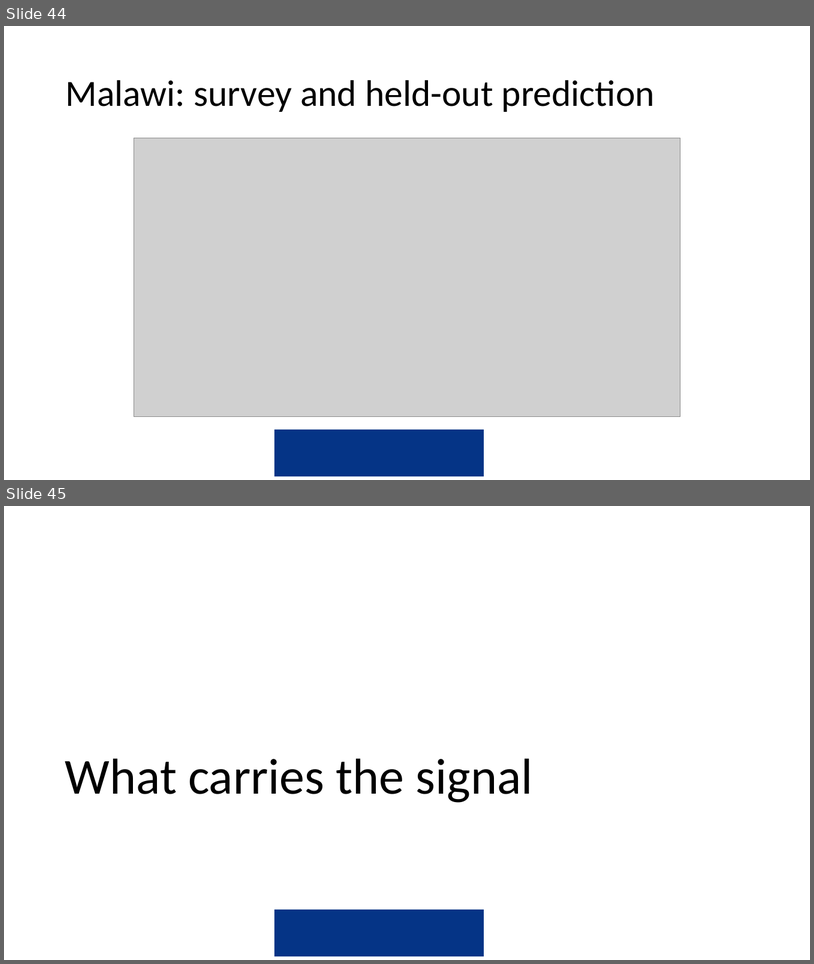
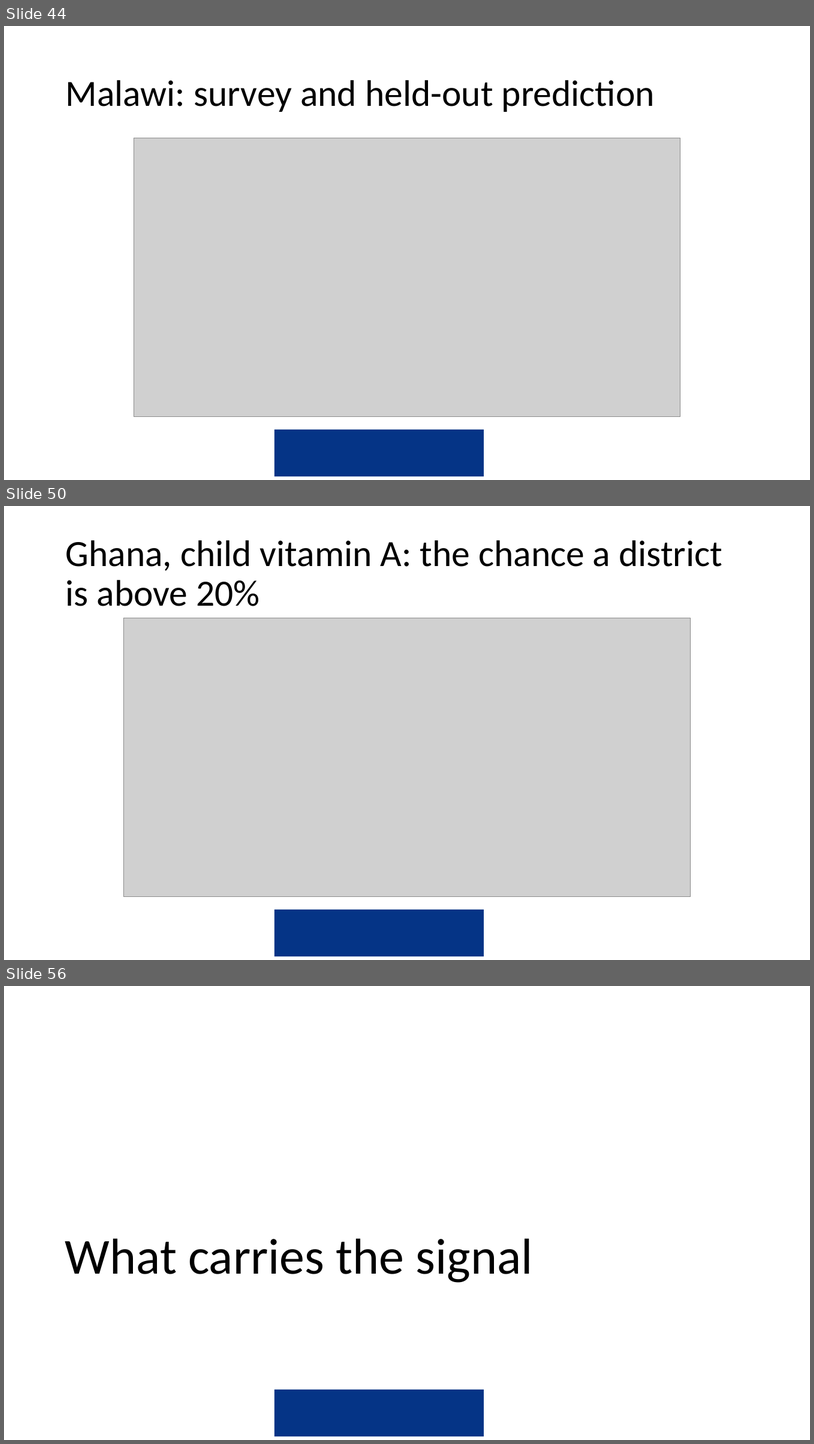
Before and after one commit to amertens/mn-prediction, a slide deck: docs/slides/MN-proxy-full-talk-2026-09.pptx. Shown one above the other, each under a label of ours: slides 44 and 45 before the commit, slides 44, 50 and 56 after it; the slides between them are not shown. The pictures are 814x964 and 814x1444 pixels, drawn with LibreOffice and Linux fonts; fonts in the diff are those of the drawing; grey boxes stand for pictures; background and template pictures are left out. Boxes give left, top, right and bottom in pixels: in the first picture for what was removed or moved away, otherwise in the second. Text is boxed around its words. In the diff, an @@ line names an element or a change of style, - is before the commit and + after.

```diff
--- a/docs/slides/MN-proxy-full-talk-2026-09.pptx
+++ b/docs/slides/MN-proxy-full-talk-2026-09.pptx
@@ slide 50 added at bbox=[4, 506, 810, 960], background #FFFFFF; not listed: 1 template element that a slide beside it also shows @@
@@ title added at bbox=[65, 540, 723, 606], 44 pt, text #000000 @@
+Ghana, child vitamin A: the chance a district is above 20%
@@ picture added at bbox=[124, 618, 690, 896] @@
@@ what was slide 45 is now slide 56 @@
```
Also in this commit, not shown: 10 other slides added, 10 other files.
